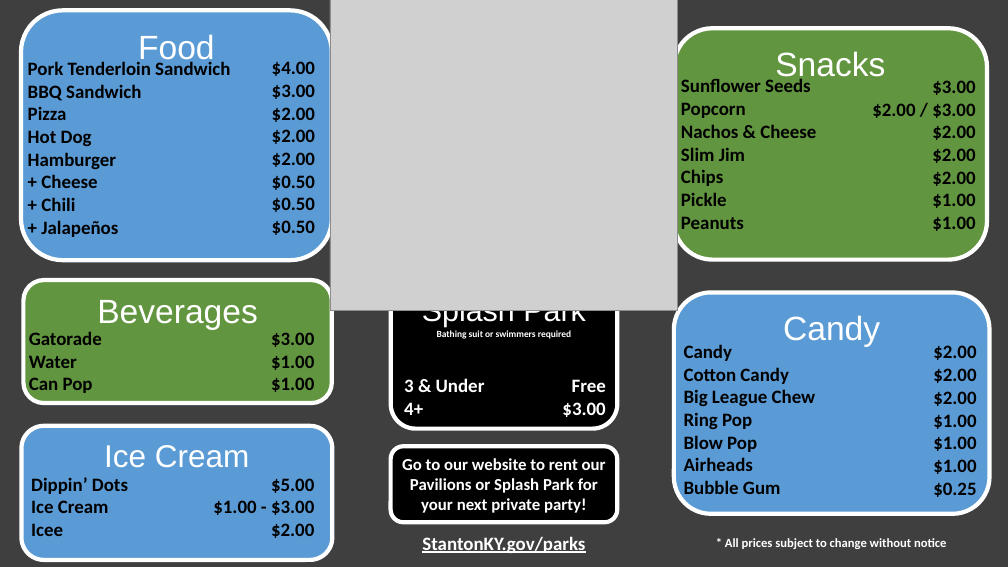
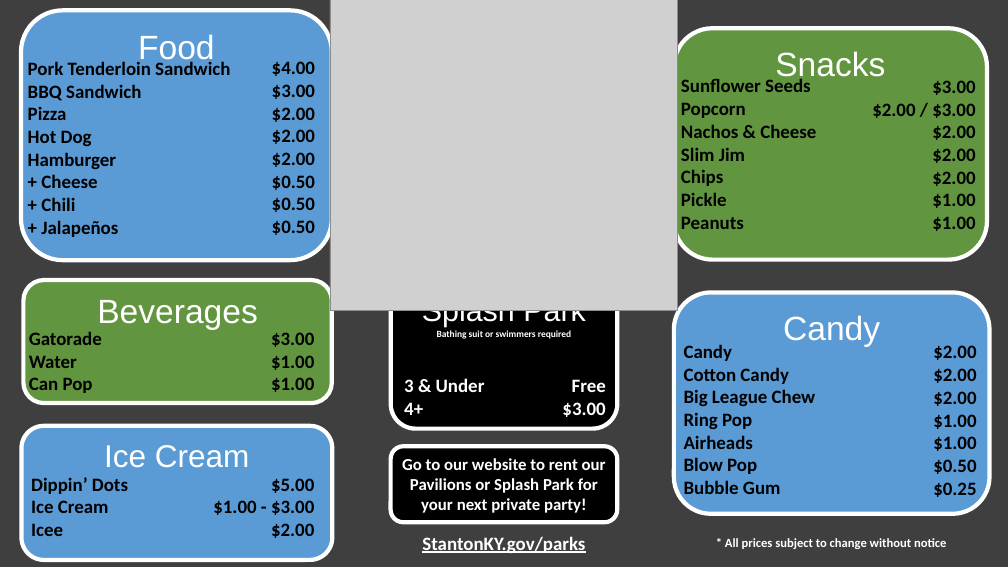
Before and after one commit to CityOfStanton/Kiosk-Client-Content, a slide deck: slide 1 of Assets/Menu/Menu.pptx. Drawn at 1008x567 pixels with LibreOffice and Linux fonts; fonts in the diff are those of the drawing; grey boxes stand for pictures. Boxes give left, top, right and bottom in pixels: in the first picture for what was removed or moved away, otherwise in the second. Text is boxed around its words. In the diff, an @@ line names an element or a change of style, - is before the commit and + after.

```diff
--- a/Assets/Menu/Menu.pptx
+++ b/Assets/Menu/Menu.pptx
@@ text at bbox=[684, 435, 753, 449]: paragraph added @@
+Airheads
@@ text at bbox=[684, 457, 753, 471]: paragraph removed @@
-Airheads
@@ text at bbox=[933, 459, 976, 474]: text changed @@
-$1.00
+$0.50
```
Also in this commit, not shown: 1 other file.
